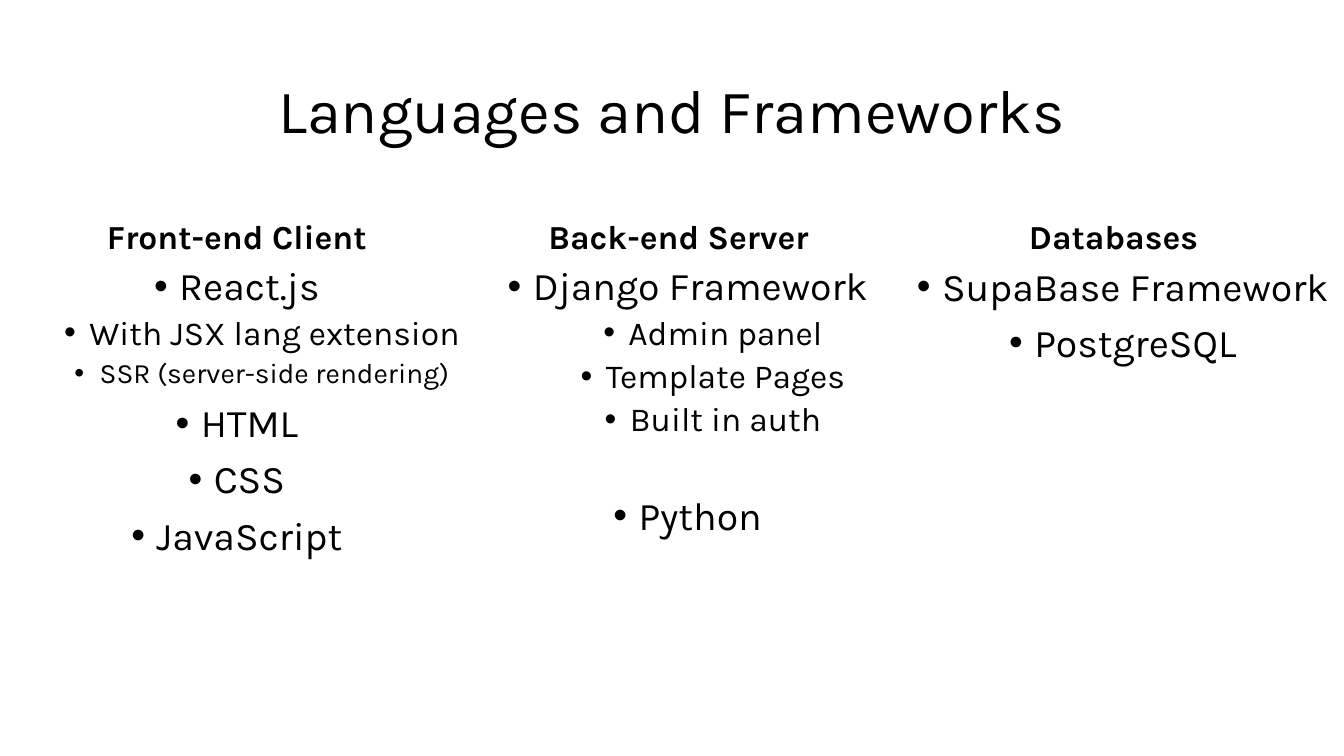
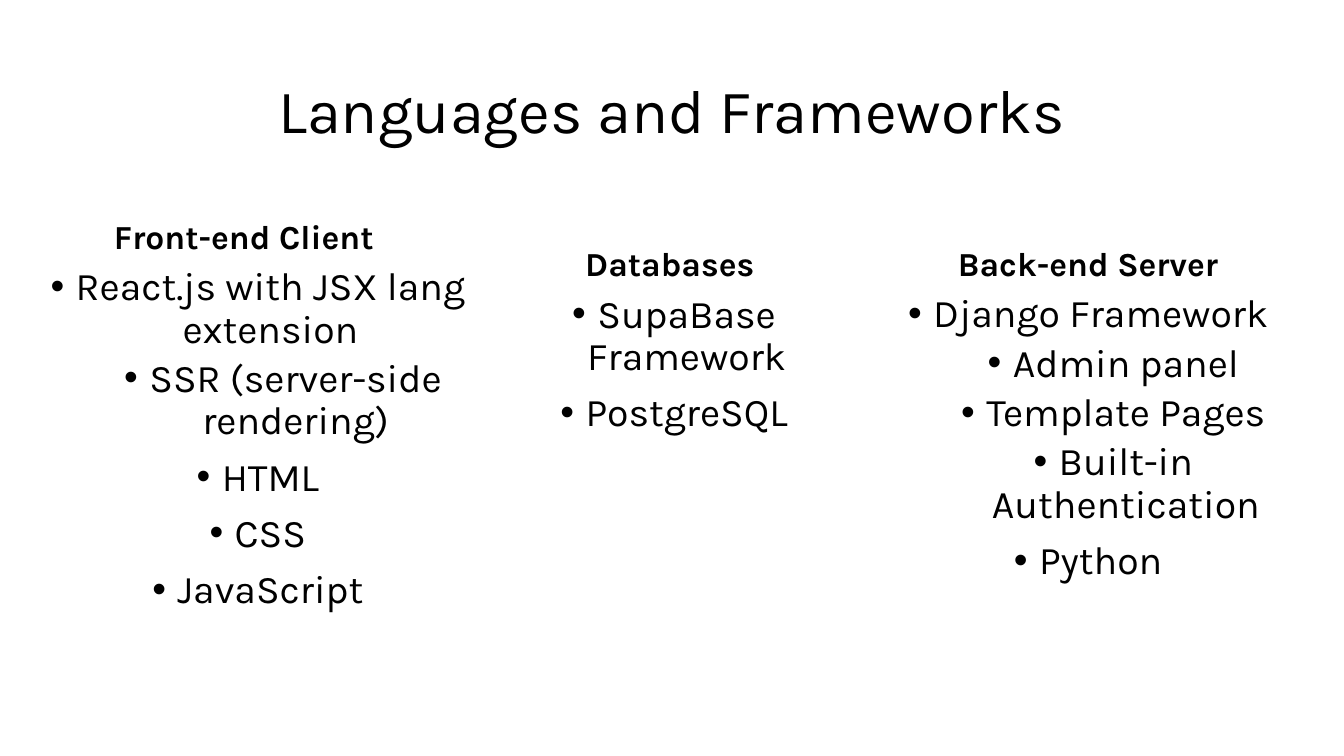
Before and after one commit to Jormungandr72/Cross-Website-Price-Checker, a slide deck: slide 2 of Documentation/Phase-One-Docs/CPT-200_Phase_One_Presentation.ppt. Drawn at 1344x756 pixels with LibreOffice and Linux fonts; fonts in the diff are those of the drawing. Boxes give left, top, right and bottom in pixels: in the first picture for what was removed or moved away, otherwise in the second. Text is boxed around its words. In the diff, an @@ line names an element or a change of style, - is before the commit and + after.

```diff
--- a/Documentation/Phase-One-Docs/CPT-200_Phase_One_Presentation.ppt
+++ b/Documentation/Phase-One-Docs/CPT-200_Phase_One_Presentation.ppt
@@ text "Front-end Client": place and size @@
-text "Front-end Client" at (107, 225, 366, 250)
+text "Front-end Client" at (114, 225, 373, 250)
@@ text "Databases": place and size @@
-text "Databases" at (1029, 226, 1198, 250)
+text "Databases" at (585, 253, 754, 277)
@@ text "Back-end Server": place and size @@
-text "Back-end Server" at (548, 226, 809, 250)
+text "Back-end Server" at (958, 253, 1218, 277)
@@ text "React.js with JSX lang extension": place and size @@
-text "React.js with JSX lang extension" at (89, 273, 460, 560)
+text "React.js with JSX lang extension" at (76, 273, 465, 613)
@@ text at (76, 273, 465, 344): text changed; size 24 to 28 pt @@
-• React.js
-  • With JSX lang extension
+• React.js with JSX lang extension
@@ text "SupaBase Framework" rewrapped from (942, 274, 1329, 367) to (586, 303, 788, 436) @@
@@ text "Django Framework": place and size @@
-text "Django Framework" at (533, 273, 868, 540)
+text "Django Framework" at (933, 300, 1268, 584)
@@ text at (986, 350, 1265, 436): size 24 to 28 pt in "Admin panel", "Template Pages" @@
@@ text at (149, 363, 442, 444): size 20 to 28 pt in "SSR (server-side rendering)" @@
@@ text at (992, 448, 1260, 519): text changed; size 24 to 28 pt @@
-  • Built in auth
+  • Built-in Authentication
```
Also in this commit, not shown: 1 other slide changed.
